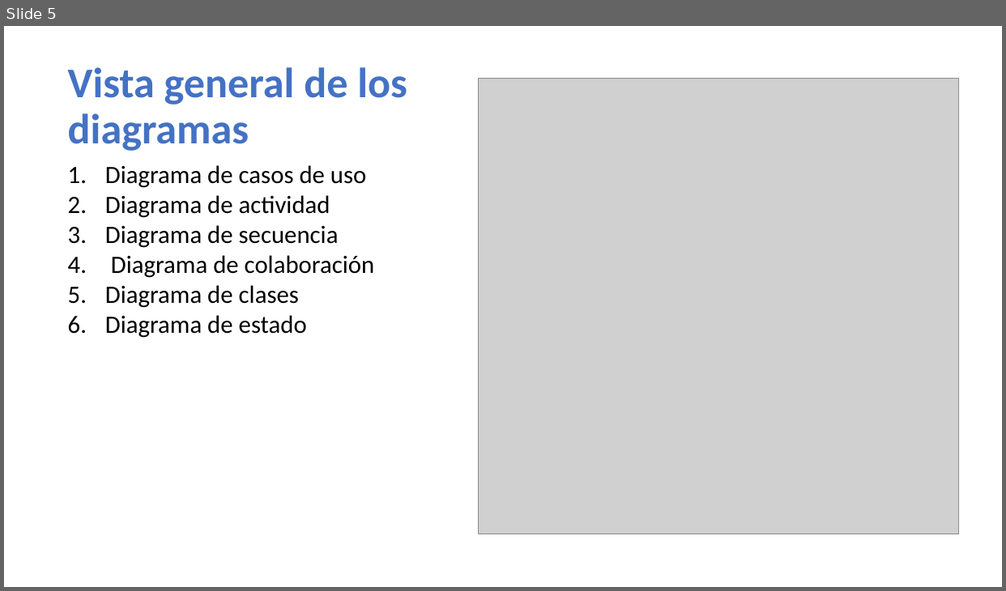
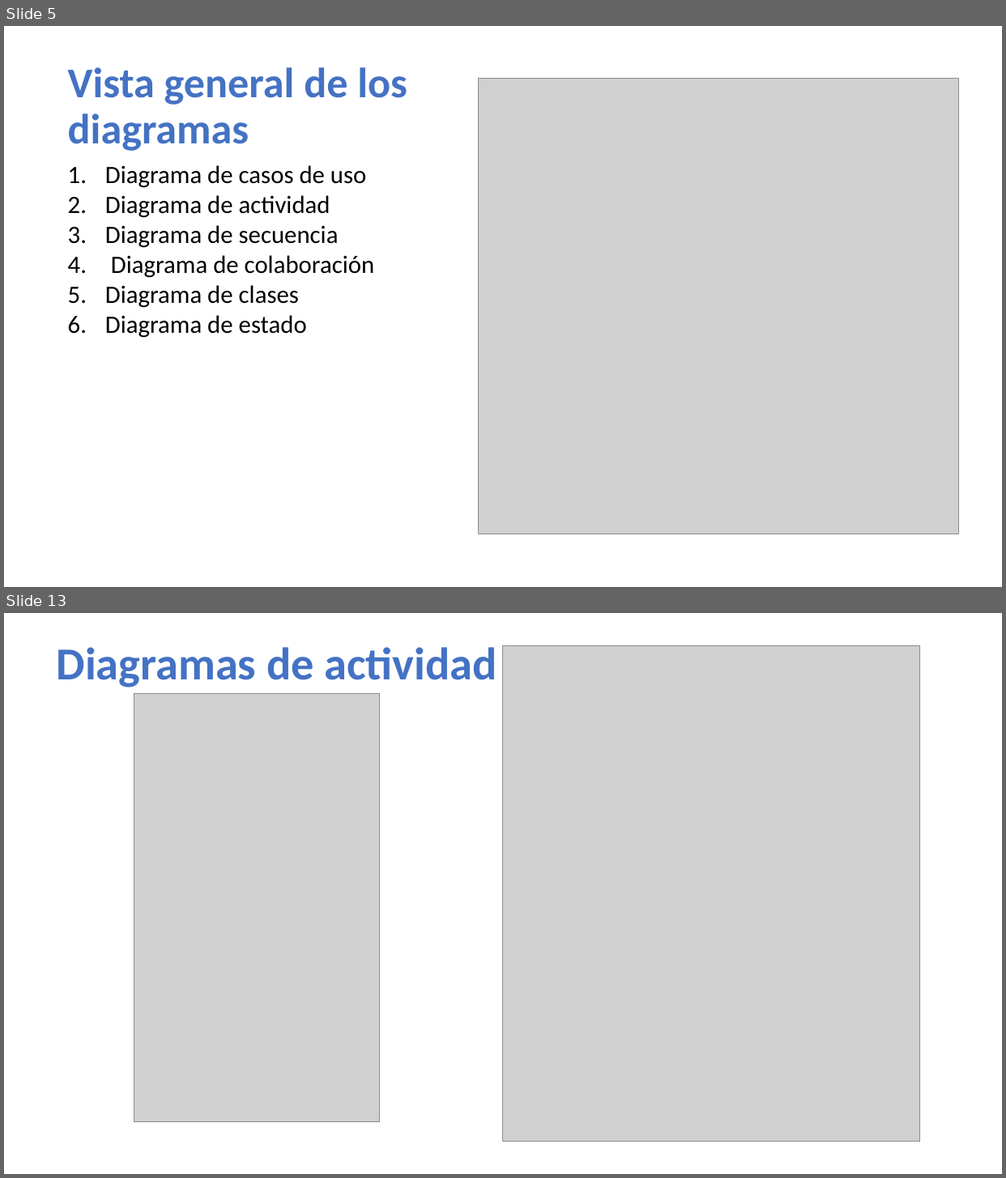
Before and after one commit to AllanNLopez/UMH-IIN024-2019, a slide deck: Unidad II/diagramas uml.pptx. Shown one above the other, each under a label of ours: slide 5 before the commit, slides 5 and 13 after it; the slides between them are not shown. The pictures are 1006x591 and 1006x1178 pixels, drawn with LibreOffice and Linux fonts; fonts in the diff are those of the drawing; grey boxes stand for pictures. Boxes give left, top, right and bottom in pixels: in the first picture for what was removed or moved away, otherwise in the second. Text is boxed around its words. In the diff, an @@ line names an element or a change of style, - is before the commit and + after.

```diff
--- a/Unidad II/diagramas uml.pptx
+++ b/Unidad II/diagramas uml.pptx
@@ slide 13 added at (4,613,1002,1174), background #FFFFFF @@
@@ title added at (56,647,497,688), 44 pt, text #4472C4, bold @@
+Diagramas de actividad
@@ picture added at (503,645,920,1142) @@
@@ picture added at (134,694,379,1122) @@
```
Also in this commit, not shown: 2 slides changed, 5 other slides added.
